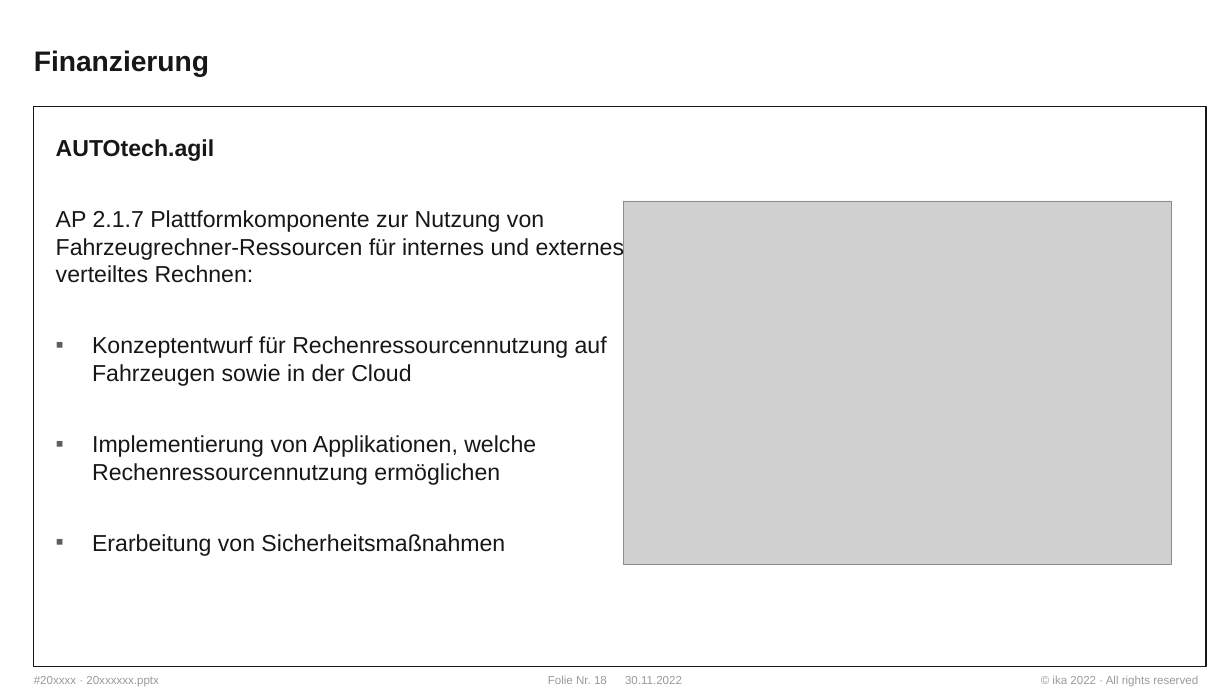
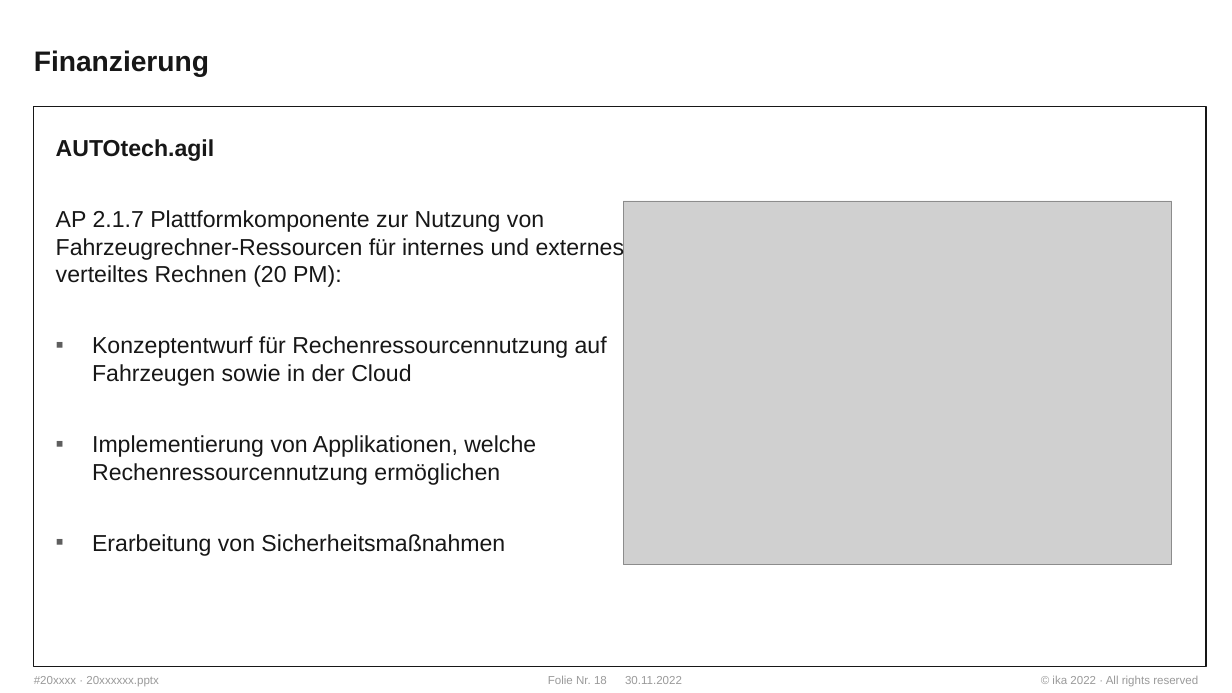
Before and after one commit to WhR4Ven/Diss_Dokument, a slide deck: slide 18 of Vortrag/Themenstellung.pptx. Drawn at 1232x693 pixels with LibreOffice and Linux fonts; fonts in the diff are those of the drawing; grey boxes stand for pictures; background and template pictures are left out. Boxes give left, top, right and bottom in pixels: in the first picture for what was removed or moved away, otherwise in the second. Text is boxed around its words. In the diff, an @@ line names an element or a change of style, - is before the commit and + after.

```diff
--- a/Vortrag/Themenstellung.pptx
+++ b/Vortrag/Themenstellung.pptx
@@ text at box(56, 210, 625, 287): text changed @@
-AP 2.1.7 Plattformkomponente zur Nutzung von Fahrzeugrechner-Ressourcen für internes und externes verteiltes Rechnen:
+AP 2.1.7 Plattformkomponente zur Nutzung von Fahrzeugrechner-Ressourcen für internes und externes verteiltes Rechnen (20 PM):
```
Also in this commit, not shown: 7 other slides changed.
